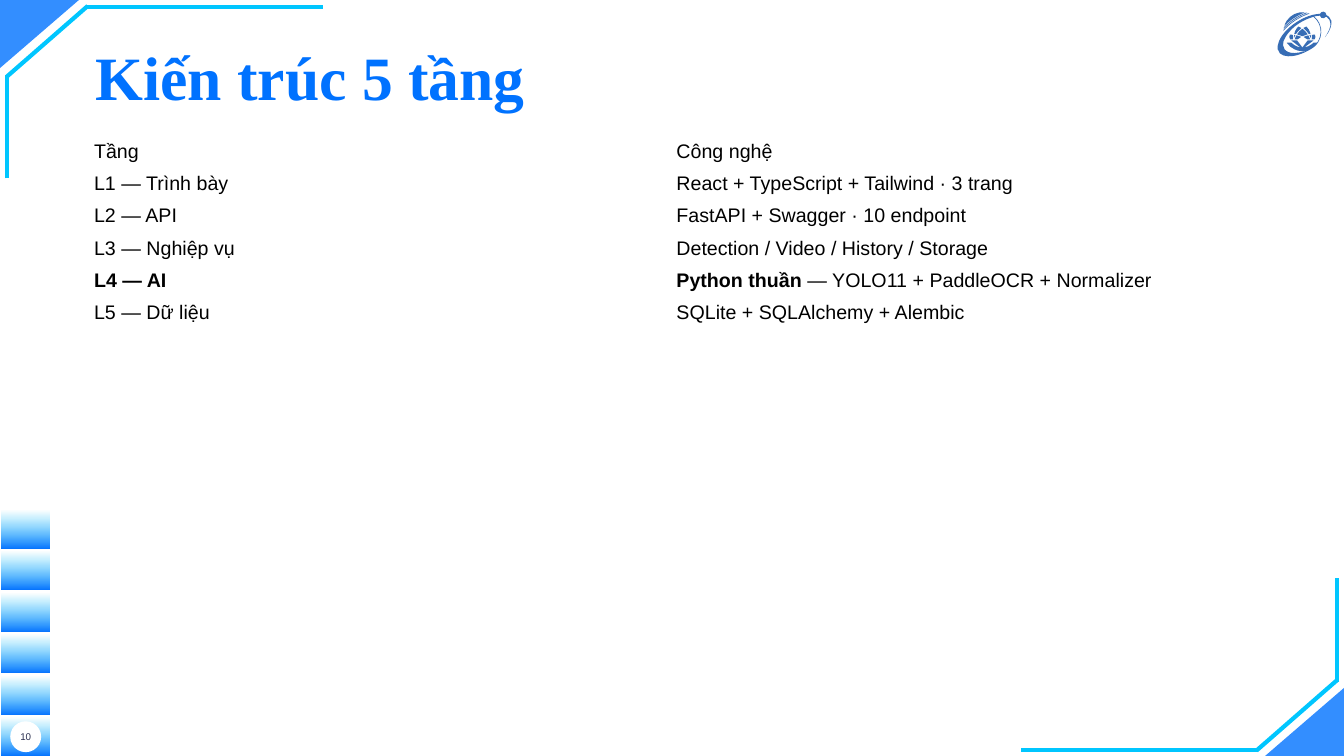
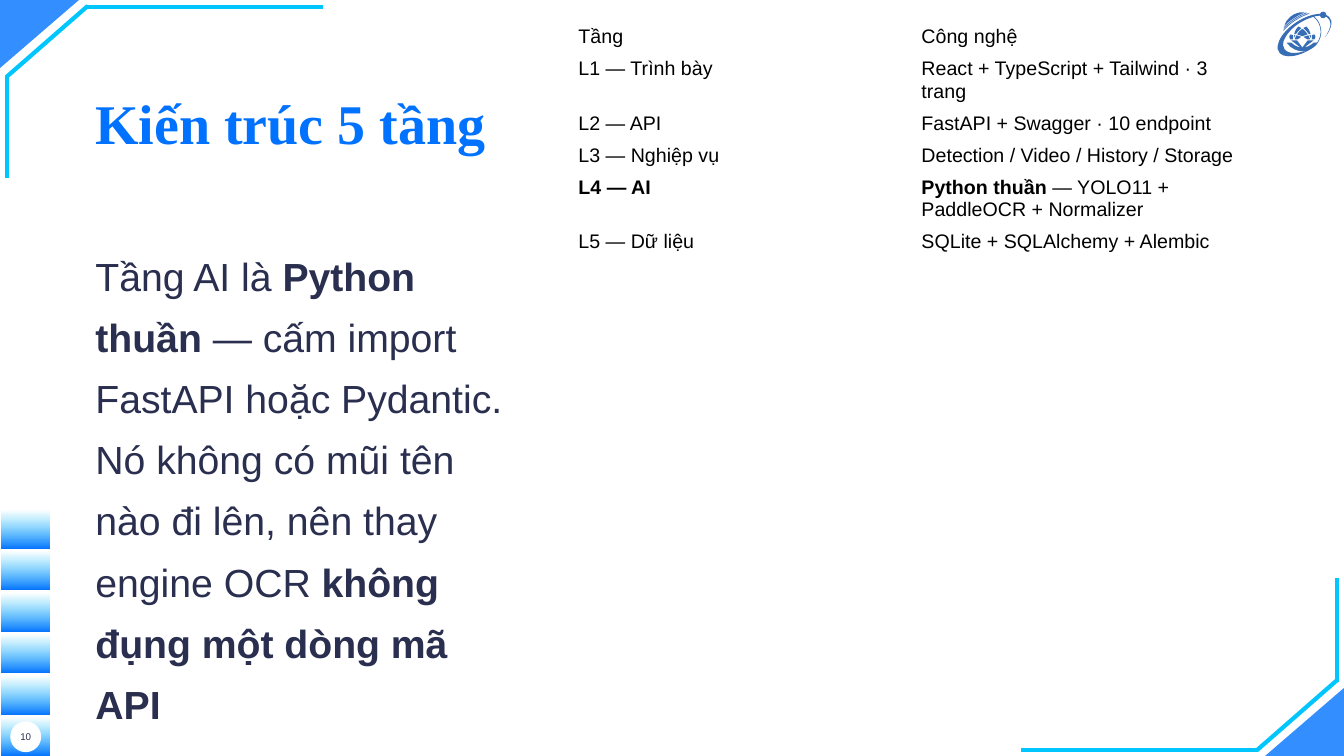
Before and after one commit to hieunguyen2604/alpr-do-an-mon-hoc, a slide deck: slide 10 of docs/slides/slides.pptx. Drawn at 1344x756 pixels with LibreOffice and Linux fonts; fonts in the diff are those of the drawing; background and template pictures are left out. Boxes give left, top, right and bottom in pixels: in the first picture for what was removed or moved away, otherwise in the second. Text is boxed around its words. In the diff, an @@ line names an element or a change of style, - is before the commit and + after.

```diff
--- a/docs/slides/slides.pptx
+++ b/docs/slides/slides.pptx
@@ title "Kiến trúc 5 tầng" at (95,103,486,155): size 44 to 40 pt @@
@@ table: place and size @@
-table at (84,136,1249,681)
+table at (569,21,1254,680)
@@ text added at (95,261,502,666), 28 pt, text #2A2F4F @@
+Tầng AI là Python thuần — cấm import FastAPI hoặc Pydantic. Nó không có mũi tên nào đi lên, nên thay engine OCR không đụng một dòng mã API
```
Also in this commit, not shown: 18 other slides changed, 7 slides added, 1 slide removed, 5 other files.
